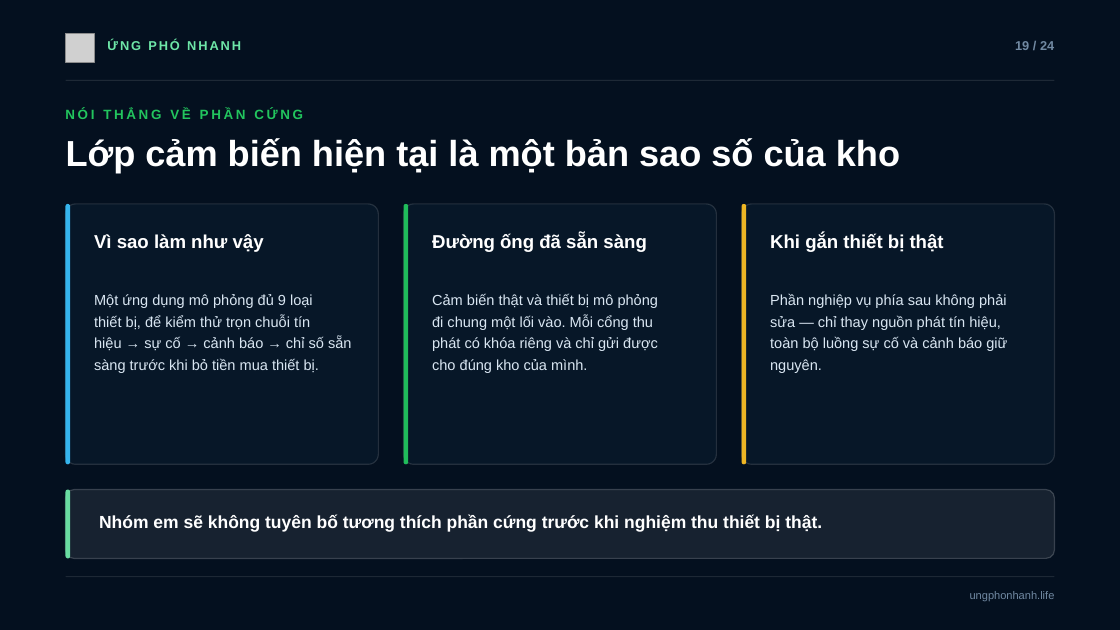
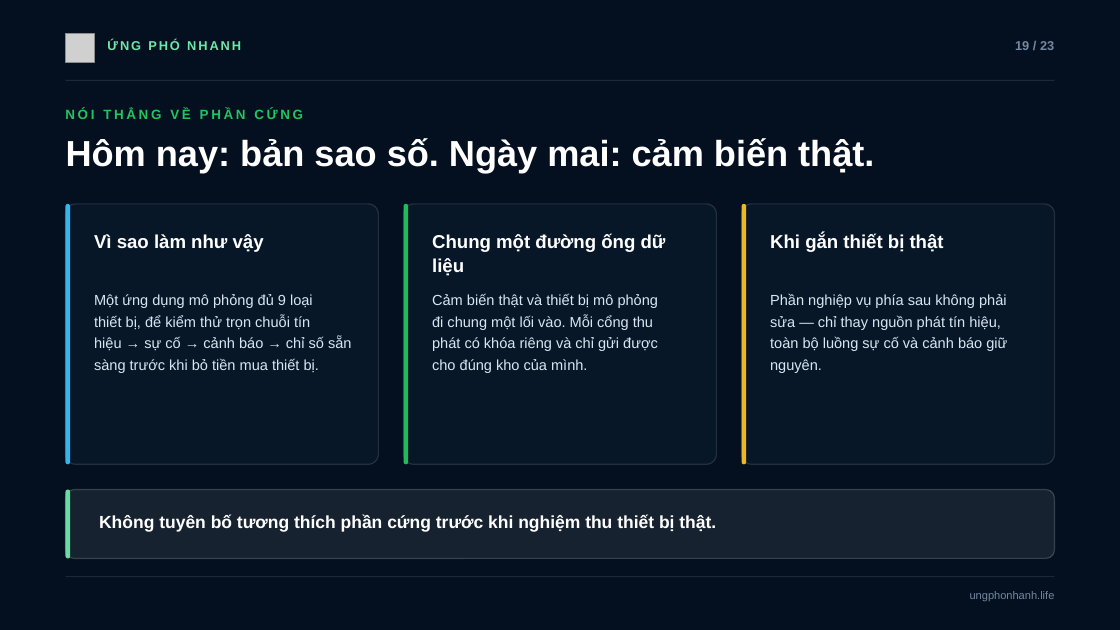
Before and after one commit to khoidev2001/safestock-x, a slide deck: slide 19 of slide-ung-pho-nhanh/Ung-Pho-Nhanh-Slide.pptx. Drawn at 1120x630 pixels with LibreOffice and Linux fonts; fonts in the diff are those of the drawing; grey boxes stand for pictures; background and template pictures are left out. Boxes give left, top, right and bottom in pixels: in the first picture for what was removed or moved away, otherwise in the second. Text is boxed around its words. In the diff, an @@ line names an element or a change of style, - is before the commit and + after.

```diff
--- a/slide-ung-pho-nhanh/Ung-Pho-Nhanh-Slide.pptx
+++ b/slide-ung-pho-nhanh/Ung-Pho-Nhanh-Slide.pptx
@@ text at [1015,41,1054,50]: text changed @@
-19 / 24
+19 / 23
@@ text at [66,138,874,173]: text changed @@
-Lớp cảm biến hiện tại là một bản sao số của kho
+Hôm nay: bản sao số. Ngày mai: cảm biến thật.
@@ text at [432,234,666,276]: text changed @@
-Đường ống đã sẵn sàng
+Chung một đường ống dữ
+liệu
@@ text at [99,515,716,532]: text changed @@
-Nhóm em sẽ không tuyên bố tương thích phần cứng trước khi nghiệm thu thiết bị thật.
+Không tuyên bố tương thích phần cứng trước khi nghiệm thu thiết bị thật.
```
Also in this commit, not shown: 19 other slides changed, 1 slide added, 2 slides removed, 6 other files.
